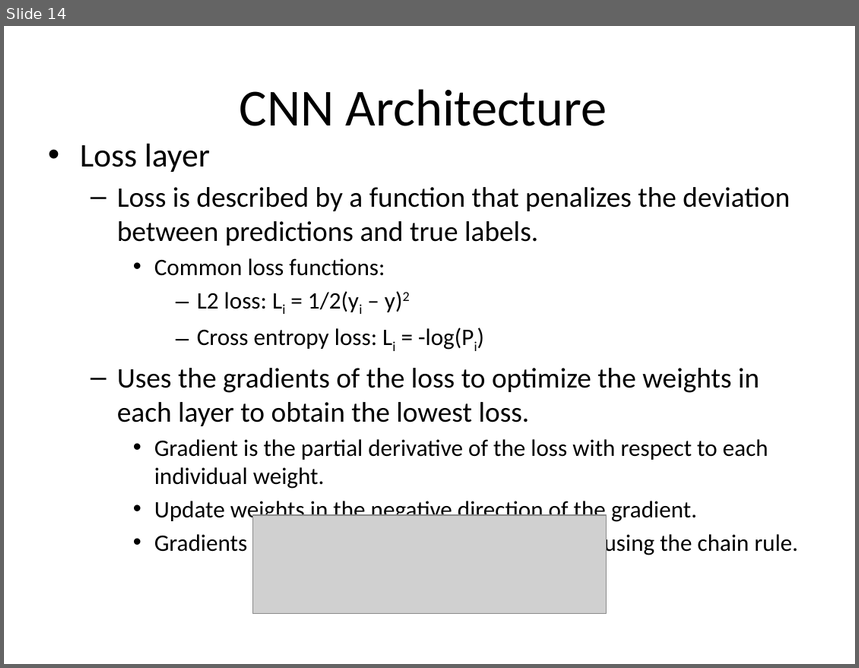
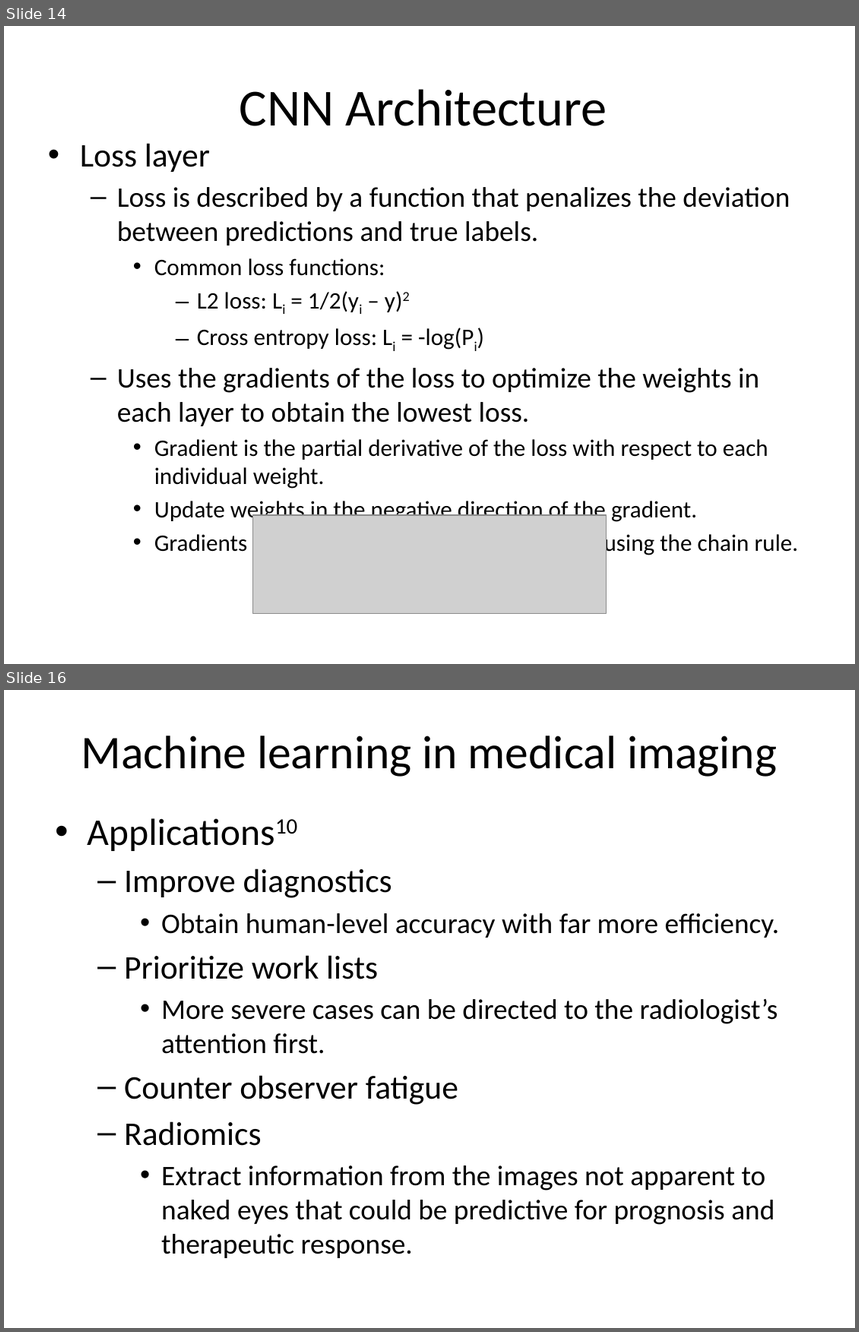
Before and after one commit to WendaZ/PyCharm_data, a slide deck: Machine Learning in Medical Imaging.pptx. Shown one above the other, each under a label of ours: slide 14 before the commit, slides 14 and 16 after it; the slides between them are not shown. The pictures are 859x668 and 859x1332 pixels, drawn with LibreOffice and Linux fonts; fonts in the diff are those of the drawing; grey boxes stand for pictures. Boxes give left, top, right and bottom in pixels: in the first picture for what was removed or moved away, otherwise in the second. Text is boxed around its words. In the diff, an @@ line names an element or a change of style, - is before the commit and + after.

```diff
--- a/Machine Learning in Medical Imaging.pptx
+++ b/Machine Learning in Medical Imaging.pptx
@@ slide 16 added at <box>4,690,855,1328</box>, background #FFFFFF @@
@@ title added at <box>82,736,777,777</box>, 39.6 pt, text #000000 @@
+Machine learning in medical imaging
@@ text added at <box>124,869,779,1258</box>, 24 pt, text #000000 @@
+• Applications10
+  – Improve diagnostics
+    • Obtain human-level accuracy with far more efficiency.
+  – Prioritize work lists
+    • More severe cases can be directed to the radiologist’s attention first.
+  – Counter observer fatigue
+  – Radiomics
+    • Extract information from the images not apparent to naked eyes that could be predictive for prognosis and therapeutic response.
```
Also in this commit, not shown: 1 slide changed, 3 other slides added, 1 slide removed.
